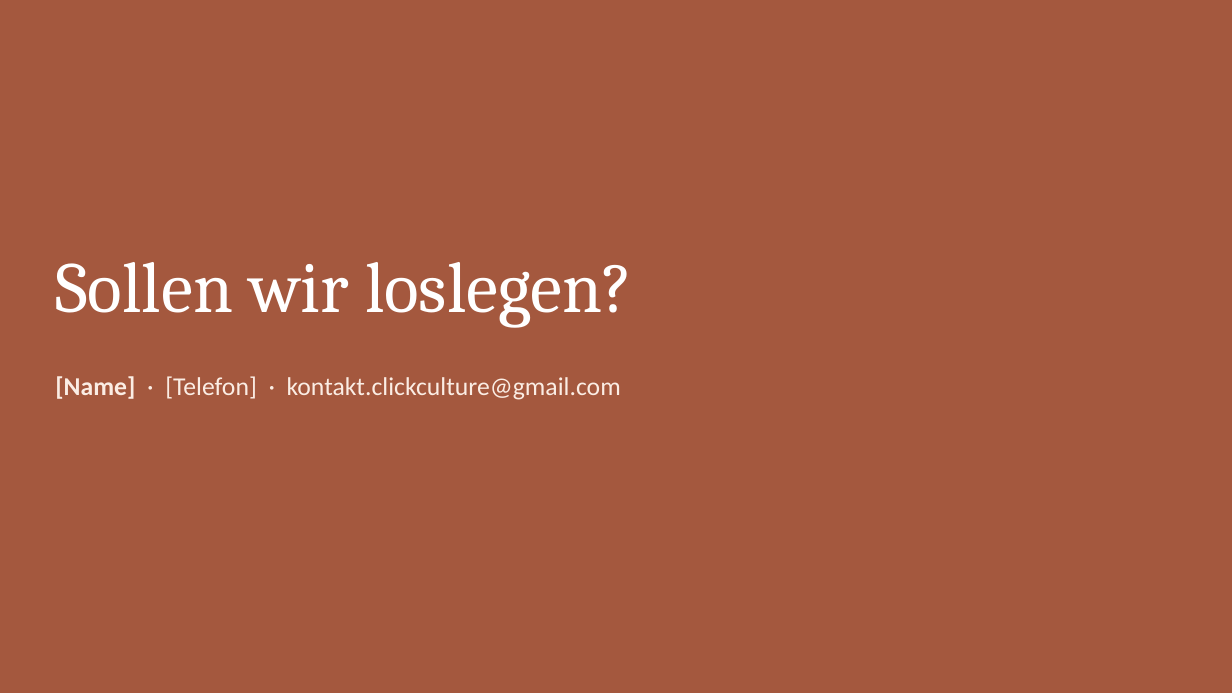
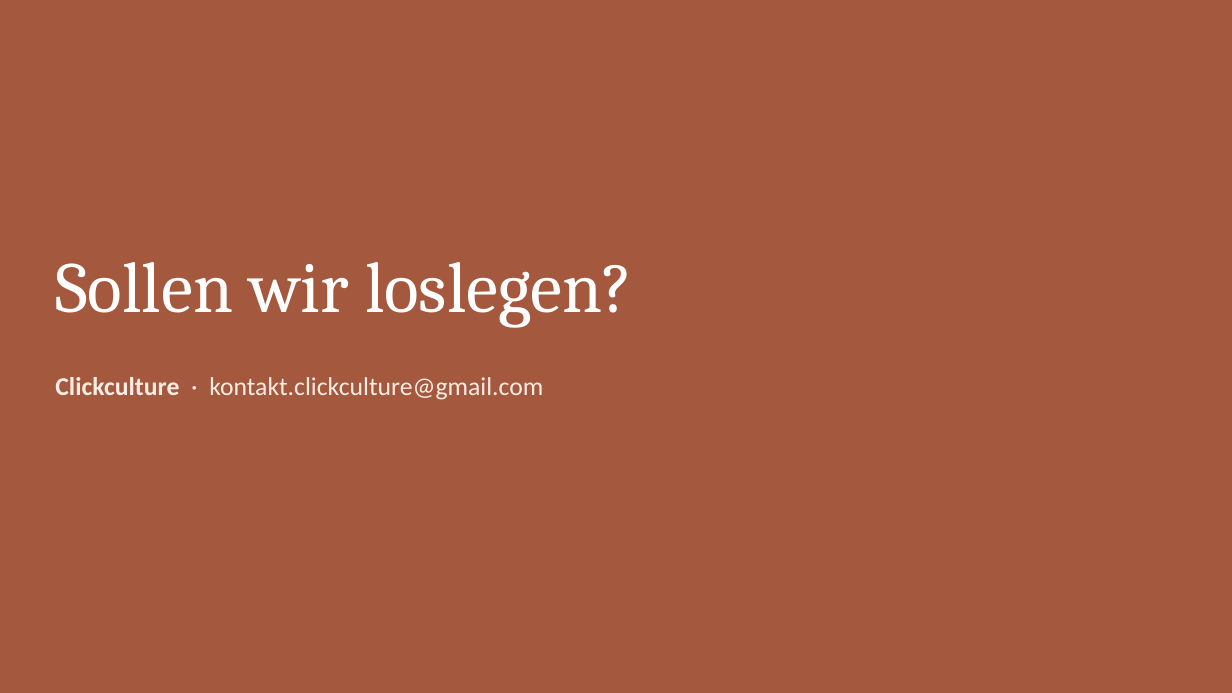
Before and after one commit to raphaelgeil652-lab/business, a slide deck: slide 12 of nischen/beauty/praesentation/Clickculture Beauty – Vorstellung.pptx. Drawn at 1232x693 pixels with LibreOffice and Linux fonts; fonts in the diff are those of the drawing. Boxes give left, top, right and bottom in pixels: in the first picture for what was removed or moved away, otherwise in the second. Text is boxed around its words. In the diff, an @@ line names an element or a change of style, - is before the commit and + after.

```diff
--- a/nischen/beauty/praesentation/Clickculture Beauty – Vorstellung.pptx
+++ b/nischen/beauty/praesentation/Clickculture Beauty – Vorstellung.pptx
@@ text at <box>55,377,543,400</box>: text changed @@
-[Name] · [Telefon] · kontakt.clickculture@gmail.com
+Clickculture · kontakt.clickculture@gmail.com
```
Also in this commit, not shown: 1 other slide changed.
